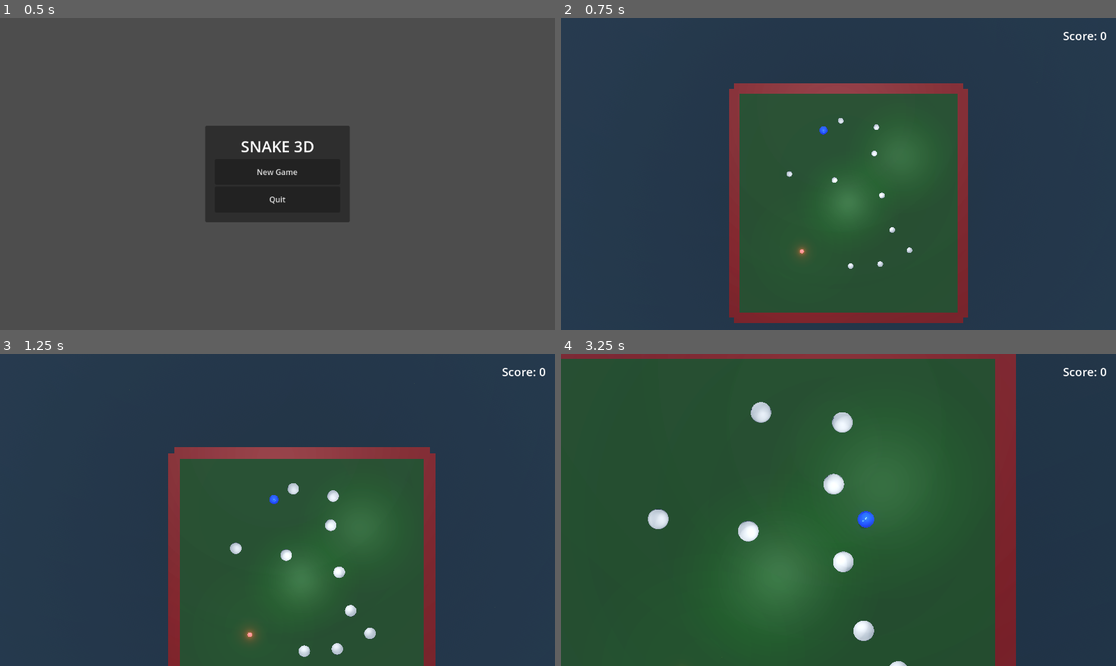
Above: before the commit, frames 1-4 (two rows, left to right).
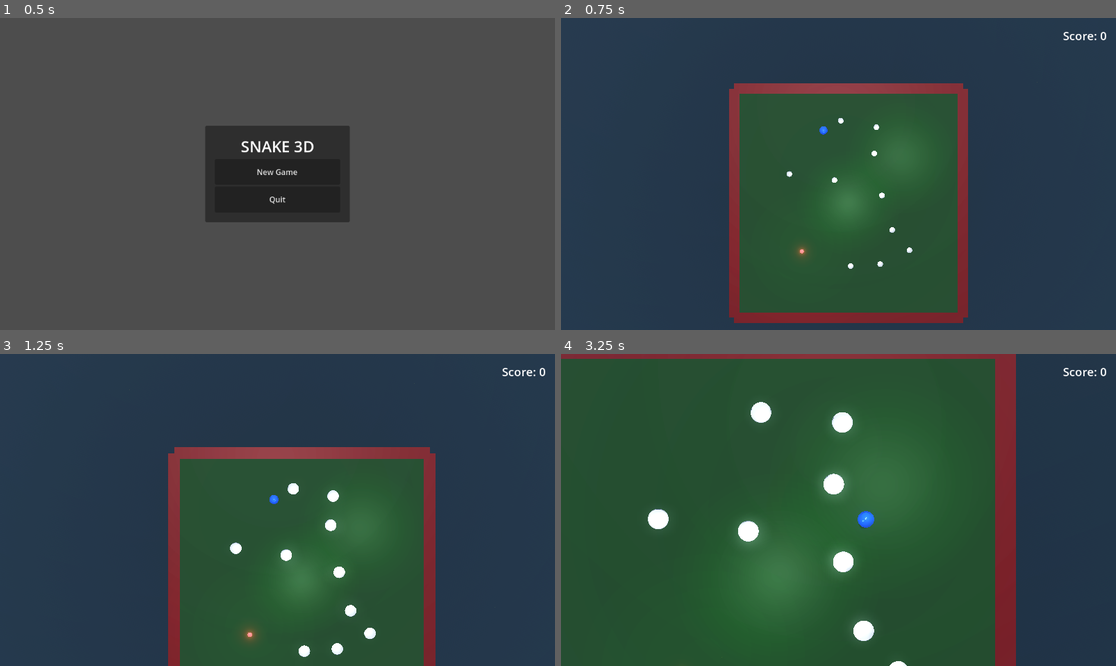
Above: after the commit, the same moments.

Repository: bluehexagons/snakeproject
Game: Godot game, scene res://scenes/main_menu.tscn
Same seed, same stepped clock (60 frames per second), same inputs: the game is played once before the commit and once after it.
Inputs:
- Up to frame 1 (0.5 s): no input
- Up to frame 2 (0.75 s): click "New Game" at 0.5 s
- Up to frame 3 (1.25 s): no input
- Up to frame 4 (3.25 s): hold D (move_right) 1.28-2.03 s; hold S (move_down) 2.03-2.78 s; hold D (move_right) from 2.78 s (still down)

Frame 1 is identical in both runs. In frame 2, 0.1% of the frame differs, in the area x 40-64%, y 32-81%; in frame 3, 0.5%; in frame 4, 1.2%, in the area x 15-63%, y 15-100%.

Commit message:
(AI) Refactor coloration and actually fix things

Diff:
--- a/scripts/physics_object.gd
+++ b/scripts/physics_object.gd
@@ -14,7 +14,6 @@
 var current_emission: Color = Color.BLACK
 var current_emission_energy: float = 1.0
 var target_color: Color
-var current_color: Color
 var base_emission: Color
 var base_emission_energy: float = 0.3
 var color_change_speed: float = 5.0
@@ -22,6 +21,12 @@
 var drag_coefficient: float = PhysicsConstants.BASE_DRAG_COEFFICIENT
 var max_speed: float = PhysicsConstants.MAX_SPEED
 var mass: float = 1.0
+
+var base_color: Color = Color.WHITE
+var state_color: Color = Color.WHITE
+var current_color: Color = Color.WHITE
+var state_emission: Color = Color.BLACK
+var state_emission_energy: float = 0.0
 
 func _ready():
     if mesh_instance and current_material:
@@ -42,8 +47,8 @@
 
     # Update color
     if current_material:
-        current_color = current_color.lerp(target_color, delta * color_change_speed)
-        apply_color(current_color)
+        current_color = current_color.lerp(state_color, delta * color_change_speed)
+        apply_color(current_color, state_emission, state_emission_energy)
 
 func _process(_delta):
     if mesh_instance:
@@ -129,17 +134,19 @@
     if flash_intensity <= 0.0:
         return
 
-    # Create flash material based on current state
+    # Create flash material that respects current state colors
     var flash_material = current_material.duplicate()
-    flash_material.emission = current_material.emission + Color(1, 1, 1, 1) * flash_intensity
-    flash_material.emission_energy_multiplier = current_material.emission_energy_multiplier + flash_intensity
+    var flash_emission = state_emission if state_emission != Color.BLACK else current_material.emission
+    flash_material.albedo_color = current_color
+    flash_material.emission = flash_emission + Color(1, 1, 1, 1) * flash_intensity
+    flash_material.emission_energy_multiplier = state_emission_energy + flash_intensity * 2.0
 
     mesh_instance.material_override = flash_material
 
     var tween = create_tween()
-    tween.tween_property(flash_material, "emission", current_material.emission, IMPACT_FLASH_DURATION)
+    tween.tween_property(flash_material, "emission", flash_emission, IMPACT_FLASH_DURATION)
     tween.parallel().tween_property(flash_material, "emission_energy_multiplier",
-        current_material.emission_energy_multiplier, IMPACT_FLASH_DURATION)
+        state_emission_energy, IMPACT_FLASH_DURATION)
     tween.tween_callback(func():
         if is_instance_valid(mesh_instance):
             mesh_instance.material_override = null
@@ -149,8 +156,9 @@
     if current_material:
         current_material.albedo_color = color
         current_material.emission = emission if emission != Color.BLACK else base_emission
-        current_material.emission_enabled = emission != Color.BLACK || base_emission != Color.BLACK
+        current_material.emission_enabled = true
         current_material.emission_energy_multiplier = emission_energy if emission_energy >= 0 else base_emission_energy
-        # Store current emission state for impact flashes
-        current_emission = current_material.emission
-        current_emission_energy = current_material.emission_energy_multiplier
+        # Store current state
+        current_color = color
+        state_emission = emission
+        state_emission_energy = emission_energy if emission_energy >= 0 else base_emission_energy
--- a/scripts/player.gd
+++ b/scripts/player.gd
@@ -60,7 +60,7 @@
 	super()
 	base_emission = BASE_EMISSION
 	base_emission_energy = BASE_EMISSION_ENERGY
-	target_color = BASE_COLOR
+	state_color = BASE_COLOR
 	current_color = BASE_COLOR
 	physics_basis = mesh_instance.basis
 	visual_basis = mesh_instance.basis
@@ -79,37 +79,42 @@
 
 func _physics_process(delta):
 	# Handle color updates before any potential impacts
-	var base_color = BASE_COLOR
-	var emission_color = BASE_EMISSION
-	var emission_energy = BASE_EMISSION_ENERGY
+	var target_base_color = BASE_COLOR
+	var target_emission = BASE_EMISSION
+	var target_emission_energy = BASE_EMISSION_ENERGY
 
 	if is_dead:
-		base_color = DEATH_COLOR
-		emission_color = DEAD_EMISSION
-		emission_energy = DEAD_EMISSION_ENERGY
+		target_base_color = DEATH_COLOR
+		target_emission = DEAD_EMISSION
+		target_emission_energy = DEAD_EMISSION_ENERGY
 	elif has_started_moving and stuck_detector.is_stuck:
 		var stuck_time = stuck_detector.get_stuck_duration()
 		if stuck_time >= STUCK_TIMEOUT:
-			base_color = FLASH_COLOR
-			emission_color = DANGER_EMISSION
-			emission_energy = DANGER_EMISSION_ENERGY
+			target_base_color = FLASH_COLOR
+			target_emission = DANGER_EMISSION
+			target_emission_energy = DANGER_EMISSION_ENERGY
 		elif stuck_time >= IDLE_EMISSION_START:
-			base_color = DANGER_COLOR
-			emission_color = DANGER_EMISSION
-			emission_energy = DANGER_EMISSION_ENERGY * ((stuck_time - IDLE_EMISSION_START) / (STUCK_TIMEOUT - IDLE_EMISSION_START))
+			target_base_color = DANGER_COLOR
+			target_emission = DANGER_EMISSION
+			var progress = (stuck_time - IDLE_EMISSION_START) / (STUCK_TIMEOUT - IDLE_EMISSION_START)
+			target_emission_energy = lerp(WARNING_EMISSION_ENERGY, DANGER_EMISSION_ENERGY, progress)
 		elif stuck_time >= IDLE_DANGER_START:
 			var warning_ratio = (stuck_time - IDLE_DANGER_START) / (IDLE_EMISSION_START - IDLE_DANGER_START)
-			base_color = IDLE_COLOR.lerp(DANGER_COLOR, warning_ratio)
-			emission_color = BASE_EMISSION.lerp(DANGER_EMISSION, warning_ratio)
-			emission_energy = lerp(WARNING_EMISSION_ENERGY, DANGER_EMISSION_ENERGY, warning_ratio)
+			target_base_color = IDLE_COLOR.lerp(DANGER_COLOR, warning_ratio)
+			target_emission = BASE_EMISSION.lerp(DANGER_EMISSION, warning_ratio)
+			target_emission_energy = lerp(WARNING_EMISSION_ENERGY, DANGER_EMISSION_ENERGY, warning_ratio)
 		elif stuck_time >= IDLE_WARNING_START:
 			var gray_ratio = (stuck_time - IDLE_WARNING_START) / (IDLE_DANGER_START - IDLE_WARNING_START)
-			base_color = BASE_COLOR.lerp(IDLE_COLOR, gray_ratio)
-			emission_color = BASE_EMISSION
-			emission_energy = lerp(BASE_EMISSION_ENERGY, WARNING_EMISSION_ENERGY, gray_ratio)
-
-	current_color = current_color.lerp(base_color, delta * COLOR_CHANGE_SPEED)
-	apply_color(current_color, emission_color, emission_energy)
+			target_base_color = BASE_COLOR.lerp(IDLE_COLOR, gray_ratio)
+			target_emission = BASE_EMISSION
+			target_emission_energy = lerp(BASE_EMISSION_ENERGY, WARNING_EMISSION_ENERGY, gray_ratio)
+
+	state_color = target_base_color
+	state_emission = target_emission
+	state_emission_energy = target_emission_energy
+
+	current_color = current_color.lerp(state_color, delta * COLOR_CHANGE_SPEED)
+	apply_color(current_color, state_emission, state_emission_energy)
 
 	# Now handle physics and potential impacts
 
